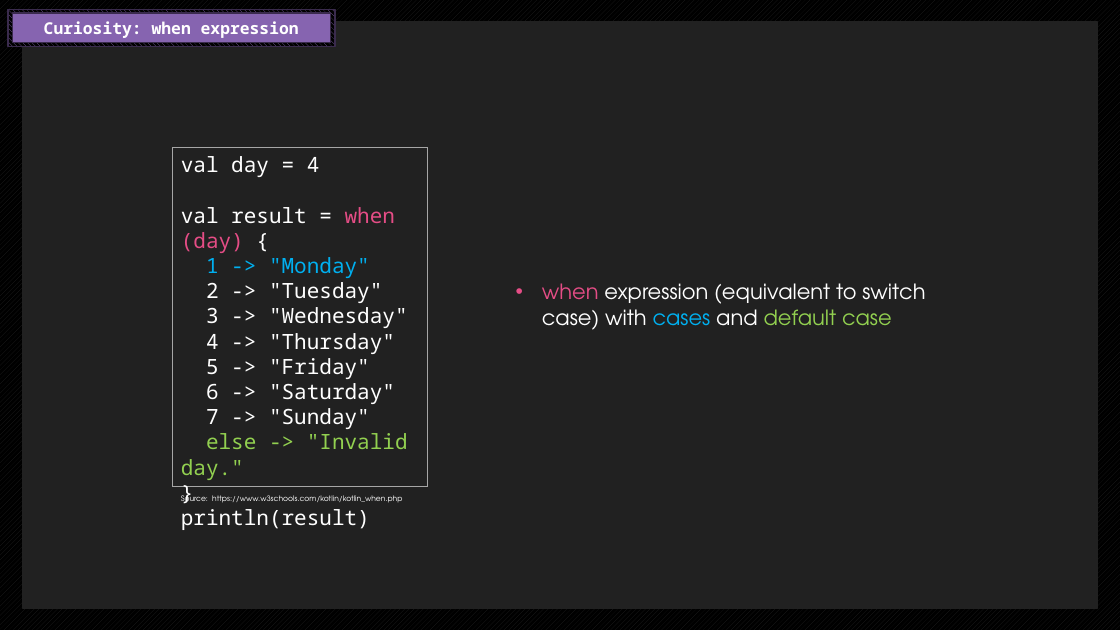
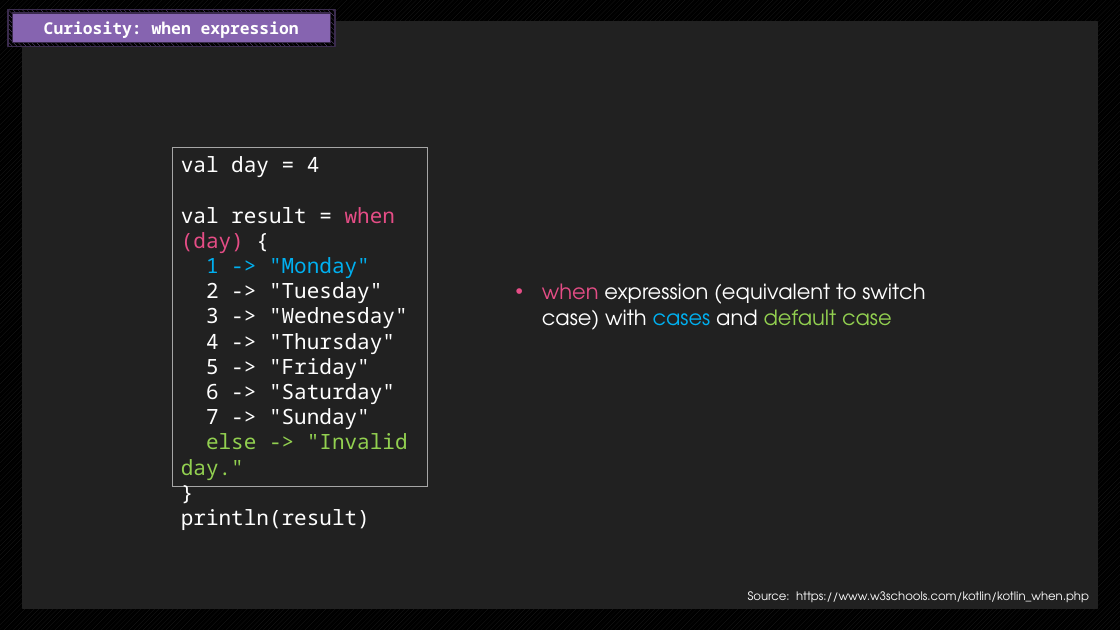
Before and after one commit to endorivium/informational-mastery, a slide deck: slide 7 of KP/Blitzlicht_Kotlin.pptx (slide 6 before the commit). Drawn at 1120x630 pixels with LibreOffice and Linux fonts; fonts in the diff are those of the drawing. Boxes give left, top, right and bottom in pixels: in the first picture for what was removed or moved away, otherwise in the second. Text is boxed around its words. In the diff, an @@ line names an element or a change of style, - is before the commit and + after.

```diff
--- a/KP/Blitzlicht_Kotlin.pptx
+++ b/KP/Blitzlicht_Kotlin.pptx
@@ text "Source: https://www.w3schools.com/kotlin/kotlin_when.php": place and size @@
-text "Source: https://www.w3schools.com/kotlin/kotlin_when.php" at box(181, 494, 402, 504)
+text "Source: https://www.w3schools.com/kotlin/kotlin_when.php" at box(748, 591, 1089, 602)
@@ text "Source: https://www.w3schools.com/kotlin/kotlin_when.php" at box(748, 591, 1089, 602): size 6.5 to 10 pt; alignment left to right @@
```
Also in this commit, not shown: 4 other slides changed, 1 slide added.
